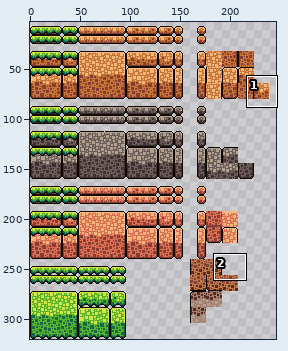
File history of a sprite sheet, assets/sprites/fourSeasonsPlatformer_ [tileset, version 2.0]/midground_/spring_.png. Above: a wide view before the commit, with the close-up outlined.
Close-up. The starting point:
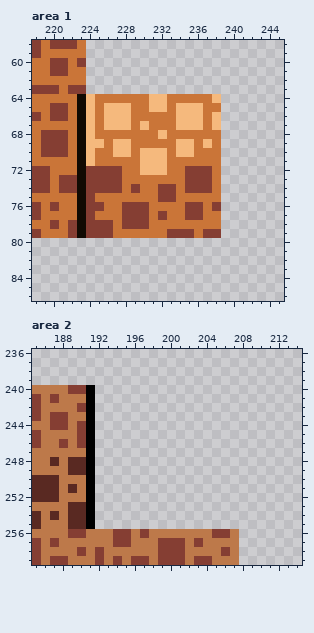
The file is 320x320 pixels. Shown: area 1: x 218..245, y 58..86; area 2: x 185..214, y 236..259. The wide view leaves out empty margins.
The same view after the edit:
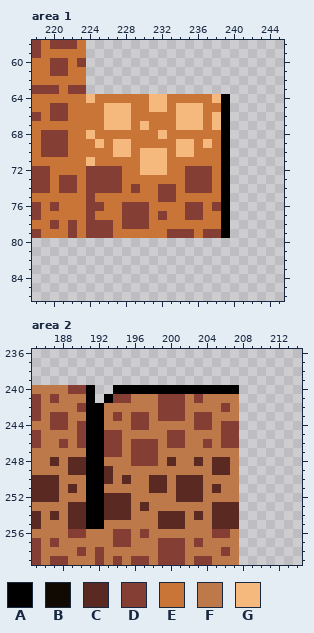
Palette (. is transparent): A #000000  B #110a03  C #592922  D #853e33  E #ca7538  F #bd794a  G #f5b97d
Message: re-placed the tiles
What changed:
Changed rows in their new state; - is an unchanged pixel.
Area 1:
first column x 223:
64 E---------------A
65 EE--------------A
66 EE--------------A
67 EE--------------A
68 E---------------A
69 EE--------------A
70 EE--------------A
71 E---------------A
72 E---------------A
73 E---------------A
74 E---------------A
75 E---------------A
76 E---------------A
77 E---------------A
78 E---------------A
79 E---------------A
Area 2:
first column x 192:
240 --AAAAAAAAAAAAAA
241 -ADDFFFDDDFDFFFF
242 AFFFFFFDDDFFFFDF
243 AFDFDDFDDDFDDFFF
244 AFFFDDFFFFFDDFDD
245 ADDFFFFFDDFFFFDD
246 ADDFDDDFDDFFDFDD
247 ADDFDDDFFFFFFFFF
248 AFFFDDDFCFFCFCCF
249 ACFFFFFFFFFFFCCF
250 ACFCFFCCFCCCFFFF
251 AFFFFFCCFCCCFCFF
252 ACCCFFFFFCCCFFFF
253 ACCCFCFFFFFFFCCC
254 ACCCFFFCCCFCFCCC
255 AFFFFFFCCCFFFCCC
Boxes around the changes in both close-ups, in picture pixels (x1, y1, x2, y2):
changed: (77, 94, 95, 238)
added: (221, 94, 230, 238)
added: (95, 385, 239, 529)
